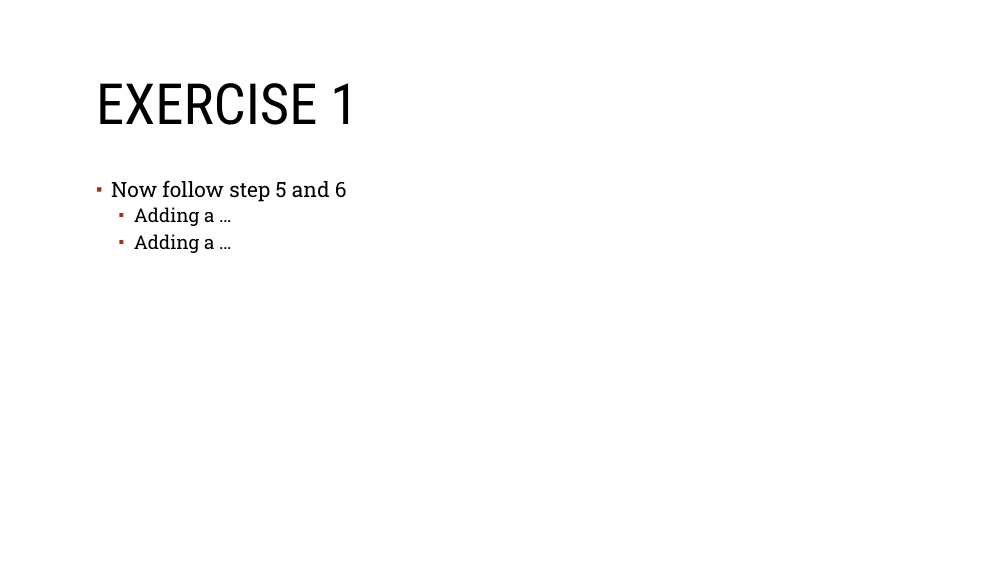
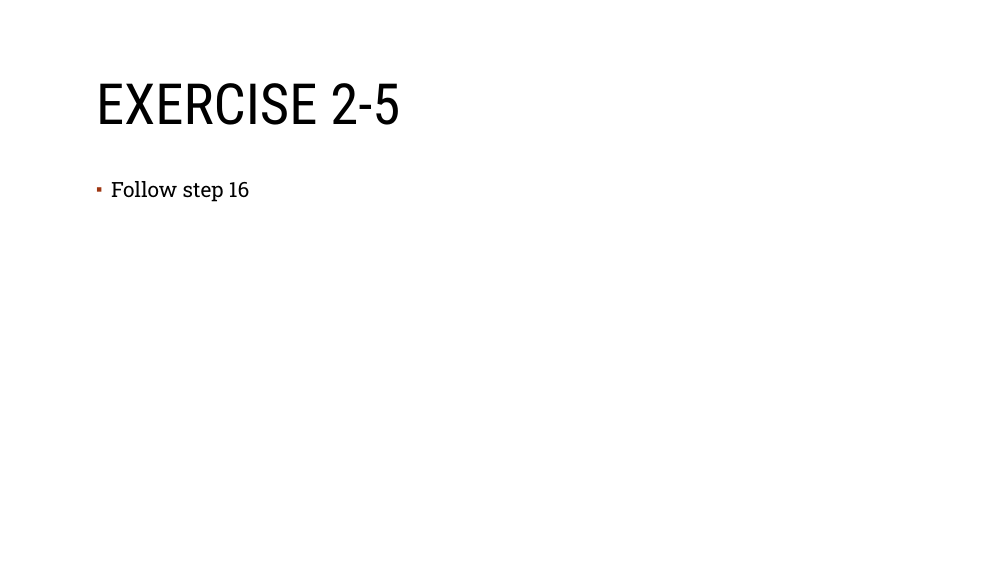
Before and after one commit to sebivenlo/Vaadin-workshop, a slide deck: slide 26 of Documentation/Frontend-technologies.odp (slide 7 before the commit). Drawn at 1008x567 pixels with LibreOffice and Linux fonts; fonts in the diff are those of the drawing; background and template pictures are left out. Boxes give left, top, right and bottom in pixels: in the first picture for what was removed or moved away, otherwise in the second. Text is boxed around its words. In the diff, an @@ line names an element or a change of style, - is before the commit and + after.

```diff
--- a/Documentation/Frontend-technologies.odp
+++ b/Documentation/Frontend-technologies.odp
@@ title at (96, 83, 400, 125): text changed @@
-EXERCISE 1
+EXERCISE 2-5
@@ text at (111, 181, 249, 202): text changed @@
-▪ Now follow step 5 and 6
-  ▪ Adding a …
-  ▪ Adding a …
+▪ Follow step 16
```
Also in this commit, not shown: 9 other slides changed, 10 slides added, 2 slides removed, 5 other files.
